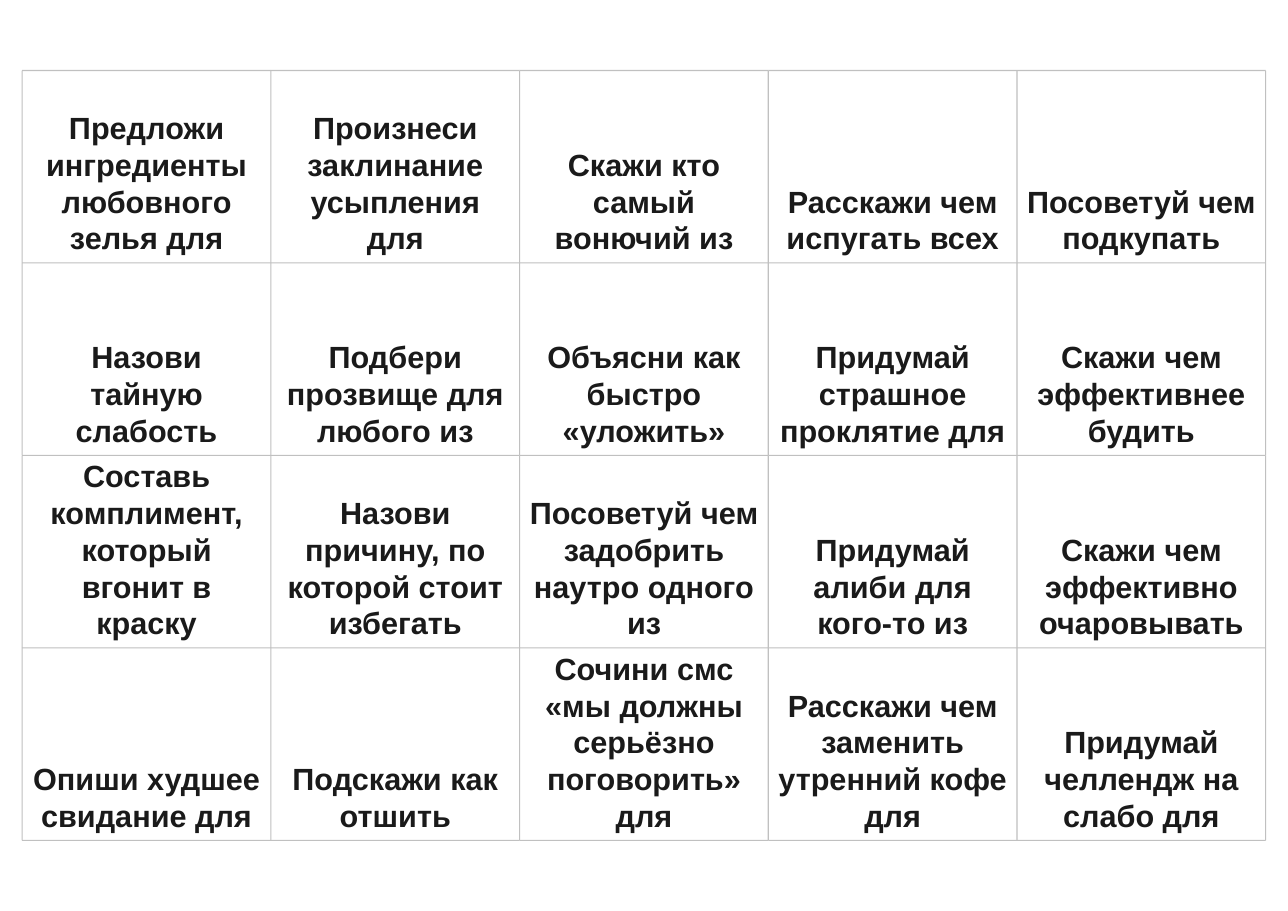
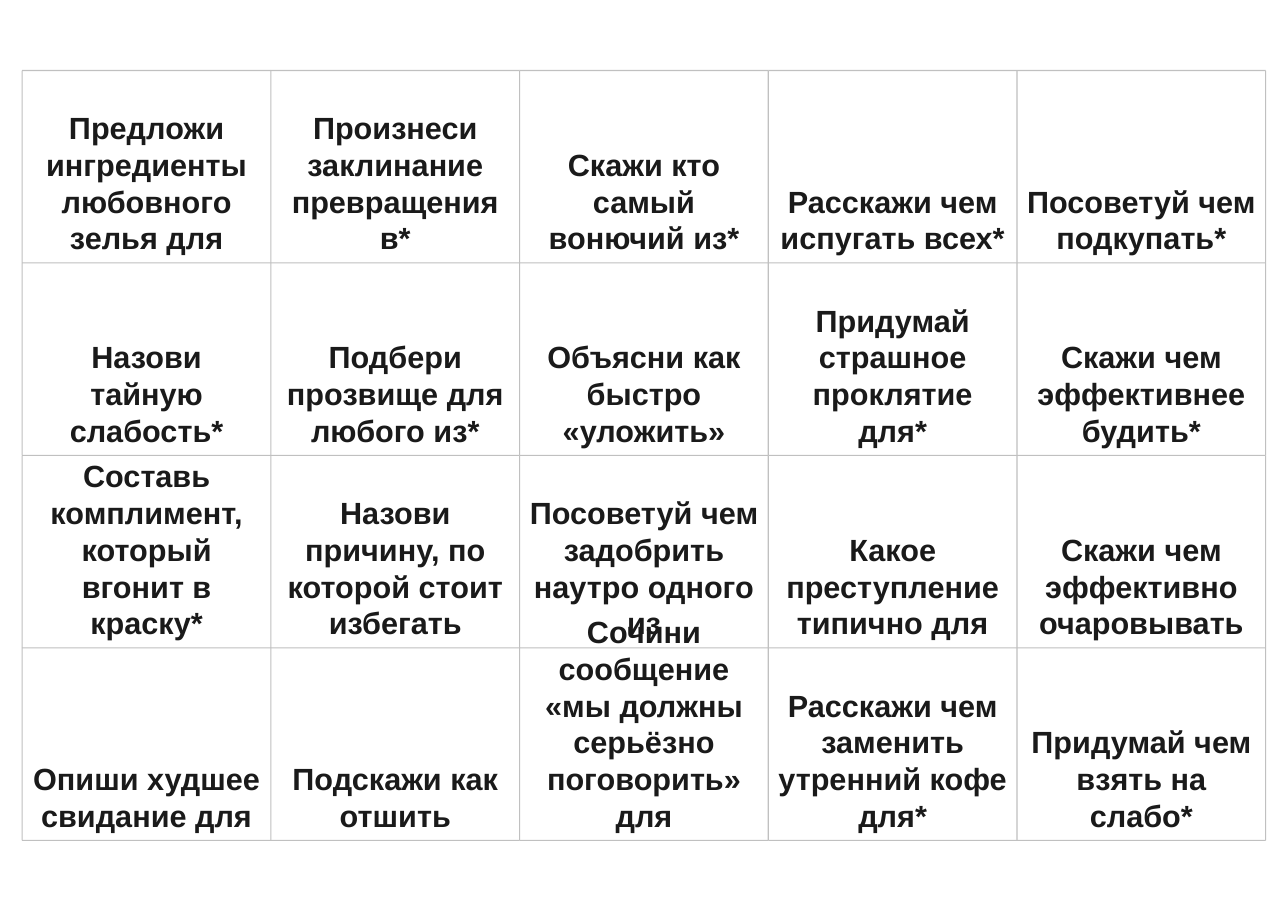
Before and after one commit to Tanion37/svet-moy-zerkalce, a slide deck: slide 1 of output/svet-moy-zerkalce-cards.pptx. Drawn at 1288x911 pixels with LibreOffice and Linux fonts; fonts in the diff are those of the drawing. Boxes give left, top, right and bottom in pixels: in the first picture for what was removed or moved away, otherwise in the second. Text is boxed around its words. In the diff, an @@ line names an element or a change of style, - is before the commit and + after.

```diff
--- a/output/svet-moy-zerkalce-cards.pptx
+++ b/output/svet-moy-zerkalce-cards.pptx
@@ text at <box>292,118,499,249</box>: text changed @@
-Произнеси заклинание усыпления для
+Произнеси заклинание превращения в*
@@ text at <box>549,154,739,250</box>: text changed @@
-Скажи кто самый вонючий из
+Скажи кто самый вонючий из*
@@ text at <box>780,192,1005,255</box>: text changed @@
-Расскажи чем испугать всех
+Расскажи чем испугать всех*
@@ text at <box>1027,190,1255,255</box>: text changed @@
-Посоветуй чем подкупать
+Посоветуй чем подкупать*
@@ text at <box>813,309,973,448</box>: text changed @@
-Придумай страшное проклятие для
+Придумай страшное проклятие для*
@@ text at <box>70,347,223,443</box>: text changed @@
-Назови тайную слабость
+Назови тайную слабость*
@@ text at <box>287,345,504,443</box>: text changed @@
-Подбери прозвище для любого из
+Подбери прозвище для любого из*
@@ text at <box>1037,346,1245,448</box>: text changed @@
-Скажи чем эффективнее будить
+Скажи чем эффективнее будить*
@@ text at <box>50,465,242,640</box>: text changed @@
-Составь комплимент, который вгонит в краску
+Составь комплимент, который вгонит в краску*
@@ text at <box>786,540,999,640</box>: text changed @@
-Придумай алиби для кого-то из
+Какое преступление типично для
@@ text at <box>545,619,743,833</box>: text changed @@
-Сочини смс «мы должны серьёзно поговорить» для
+Сочини сообщение «мы должны серьёзно поговорить» для
@@ text at <box>778,696,1007,833</box>: text changed @@
-Расскажи чем заменить утренний кофе для
+Расскажи чем заменить утренний кофе для*
@@ text at <box>1031,730,1251,828</box>: text changed @@
-Придумай челлендж на слабо для
+Придумай чем взять на слабо*
```
Also in this commit, not shown: 1 other slide changed, 2 slides added, 6 other files.
